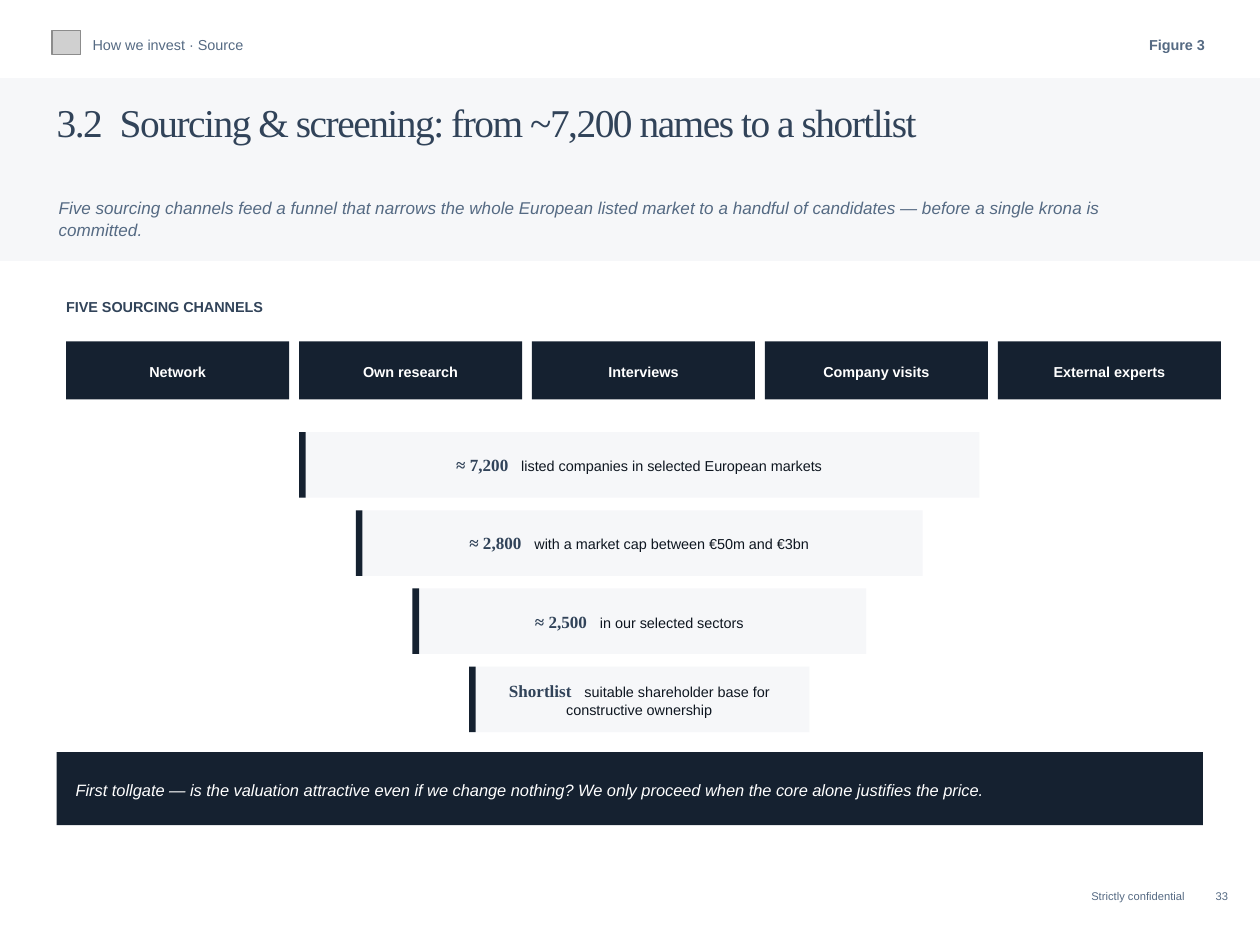
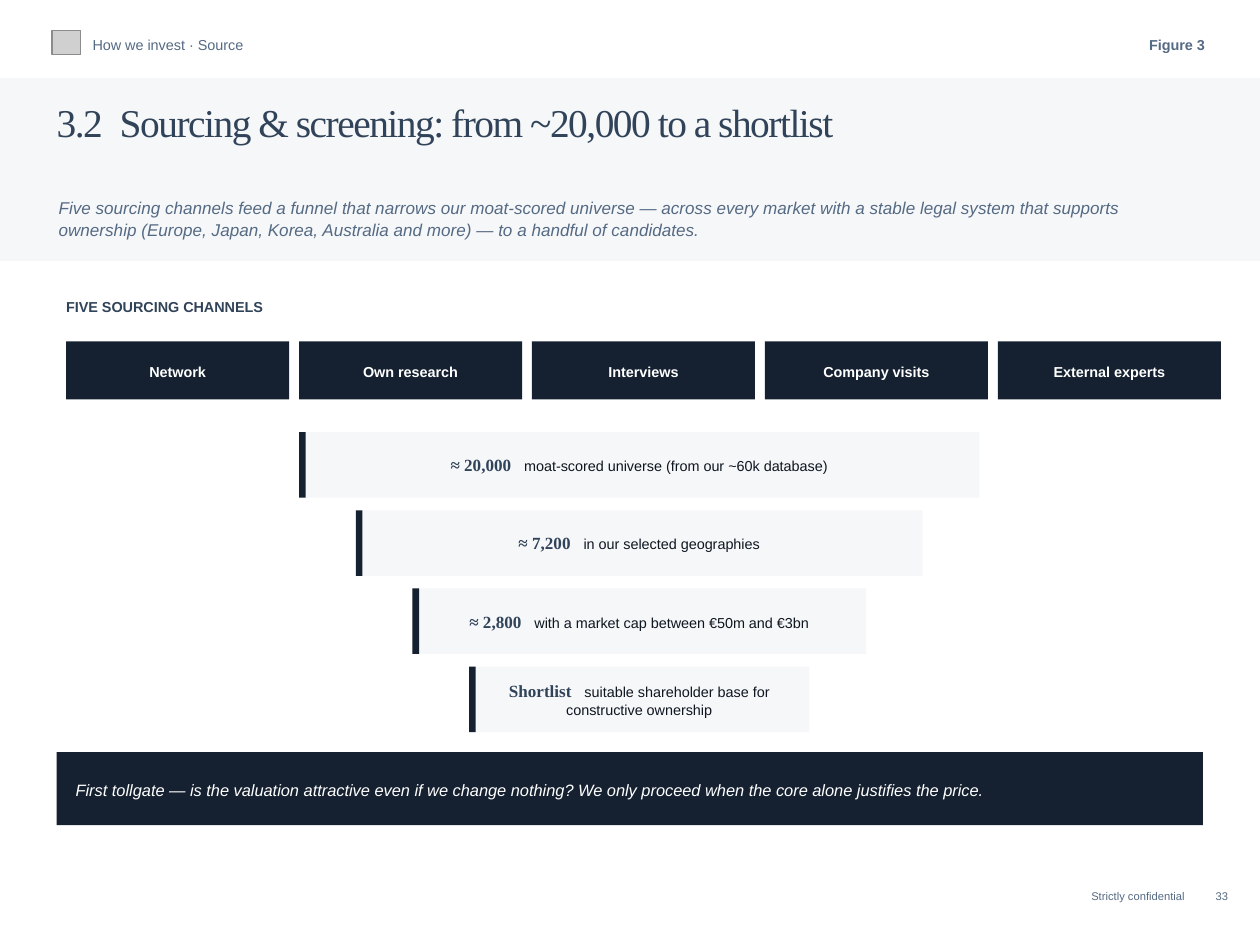
Before and after one commit to charette-lab/Claude, a slide deck: slide 36 of Athanase_Engaged_Ownership_Allocator_Deck.pptx. Drawn at 1260x945 pixels with LibreOffice and Linux fonts; fonts in the diff are those of the drawing; grey boxes stand for pictures. Boxes give left, top, right and bottom in pixels: in the first picture for what was removed or moved away, otherwise in the second. Text is boxed around its words. In the diff, an @@ line names an element or a change of style, - is before the commit and + after.

```diff
--- a/Athanase_Engaged_Ownership_Allocator_Deck.pptx
+++ b/Athanase_Engaged_Ownership_Allocator_Deck.pptx
@@ text at (57,109,833,145): text changed @@
-3.2 Sourcing & screening: from ~7,200 names to a shortlist
+3.2 Sourcing & screening: from ~20,000 to a shortlist
@@ text at (59,201,1119,240): text changed @@
-Five sourcing channels feed a funnel that narrows the whole European listed market to a handful of candidates — before a single krona is committed.
+Five sourcing channels feed a funnel that narrows our moat-scored universe — across every market with a stable legal system that supports ownership (Europe, Japan, Korea, Australia and more) — to a handful of candidates.
@@ text at (464,459,828,474): text changed @@
-≈ 7,200 listed companies in selected European markets
+≈ 20,000 moat-scored universe (from our ~60k database)
@@ text at (532,537,760,552): text changed @@
-≈ 2,500 in our selected sectors
+≈ 7,200 in our selected geographies
@@ text "≈ 2,800 with a market ...": place and size @@
-text "≈ 2,800 with a market ..." at (483,537,809,552)
+text "≈ 2,800 with a market ..." at (483,616,809,631)
```
Also in this commit, not shown: 3 other slides changed, 1 other file.
